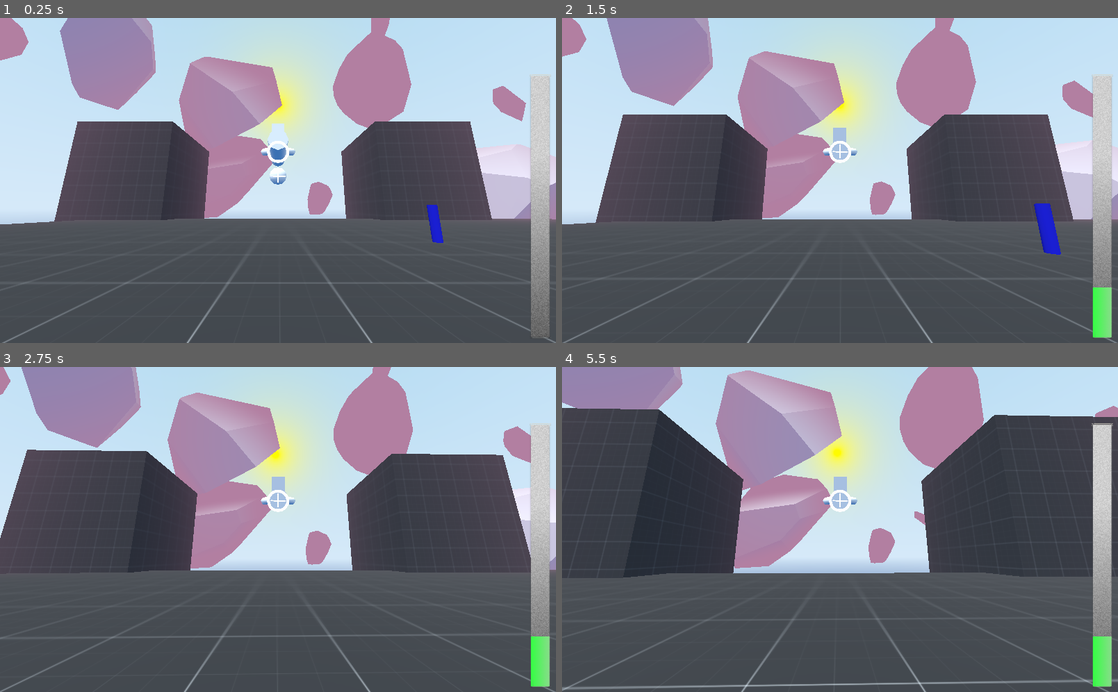
Above: before the commit, frames 1-4 (two rows, left to right).
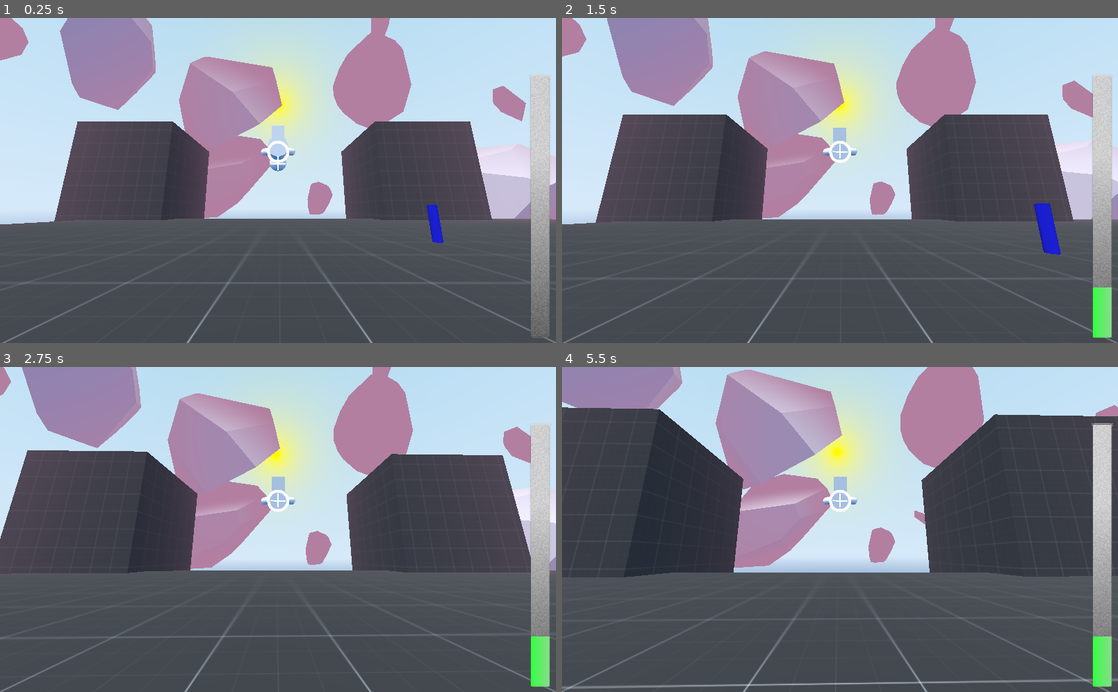
Above: after the commit, the same moments.

Repository: Kaio20/HyperSpaceTrucker
Game: Godot game, scene res://TestScene.tscn
The game is run twice, just before and just after one commit, with the same random seed, the same clock (stepped at 60 frames per second) and the same inputs.
Inputs (mouse positions are in pixels of both pictures, inside the frame that each line leads up to):
- Up to frame 1 (0.25 s): no input
- Up to frame 2 (1.5 s): move the mouse to (867, 180) at 0.52 s; hold Right mouse button (camera_rotate) 0.53-1.28 s; hold W (forward) from 0.53 s (still down); move the mouse to (812, 180) at 1.27 s; right-click (812, 180) at 1.35 s
- Up to frame 3 (2.75 s): keep holding W (forward); move the mouse to (289, 523) at 2.02 s; hold Right mouse button (camera_rotate) from 2.03 s (still down)
- Up to frame 4 (5.5 s): keep holding W (forward); move the mouse to (834, 536) at 2.77 s; release Right mouse button (camera_rotate) at 2.78 s; right-click (834, 536) at 2.85 s; move the mouse to (878, 532) at 3.52 s; hold Right mouse button (camera_rotate) 3.53-4.28 s; move the mouse to (795, 526) at 4.27 s; right-click (795, 526) at 4.35 s; move the mouse to (845, 529) at 5.02 s; hold Right mouse button (camera_rotate) from 5.03 s (still down)

The runs differ from the first frame. In frame 1, 0.4% of the frame differs, in the area x 48-52%, y 32-52%; in frame 2, less than 0.1%; in frame 3, 0.4%; in frame 4, 1.3%, in the area x 0-100%, y 0-100%.

Commit message:
Fixed the looking movement, but the vertical movement is still broken

Diff:
--- a/Player.gd
+++ b/Player.gd
@@ -20,9 +20,10 @@
 var mouse_move: Vector2
 
 # Camera related
-export(int, -90, 0) var min_look_angle = -40
+export(int, -90, 0) var min_look_angle = -85
 export(int, 0, 90) var max_look_angle = 85
-export(int, 40, 120) var look_modifier = 80 #Look speed
+export(int, 40, 120) var look_modifier = 120 #Look speed
+export(int, 0, 6) var rotate_modifier = 4 #Speed of the spaceship turning
 
 # Movement related
 var pitch_input = 0
@@ -73,11 +74,40 @@
 
 
 	if (ui_soll.rect_position - ui_ist.rect_position).length() > move_2d_tolerance:
-		move_2d = (ui_soll.rect_position - ui_ist.rect_position).normalized()
+		look_towards(delta, self, soll, rotate_modifier, false)
 	else:
-		move_2d = Vector2.ZERO #Cancel movement if the deviation is too low
 		ui_ist.rect_position = ui_soll.rect_position
 
+#Build a proxy object, so we can use look_at
+func look_towards(delta, node: Object, vector, smooth_speed:= 1.0, return_only:= false):
+	var smooth
+
+	if smooth_speed == 0:
+		smooth = false
+	else:
+		smooth = true
+	if vector is Object:
+		vector = vector.global_transform.origin
+	elif !vector is Vector3:
+		print("No target to look towards")
+		get_tree().paused = true
+		return
+
+	var looker = Spatial.new()
+	node.add_child(looker)
+	looker.look_at(vector, Vector3.UP)
+	var finalRot = node.rotation_degrees + looker.rotation_degrees
+
+	if return_only == true:
+		return finalRot
+	elif smooth == false:
+		node.rotation_degrees = finalRot
+	else:
+		looker.look_at(vector, Vector3.UP)
+		finalRot = node.rotation_degrees + looker.rotation_degrees
+		node.rotation_degrees = lerp(node.rotation_degrees, finalRot, delta*smooth_speed)
+	looker.queue_free()
+	pass
 
 func get_input(delta):
 
@@ -87,8 +117,8 @@
 	else:
 		camera_spatial.transform.basis = camera_spatial_reset
 	if move_2d:
-		pitch_input = lerp(pitch_input, move_2d.y * -1, input_response * delta)
-		yaw_input = lerp(yaw_input, move_2d.x * -1, input_response * delta)
+		#pitch_input = lerp(pitch_input, move_2d.y * -1, input_response * delta)
+		#yaw_input = lerp(yaw_input, move_2d.x * -1, input_response * delta)
 		roll_input = lerp(roll_input,
 			Input.get_action_strength("left") - Input.get_action_strength("right"),
 			input_response * delta)
